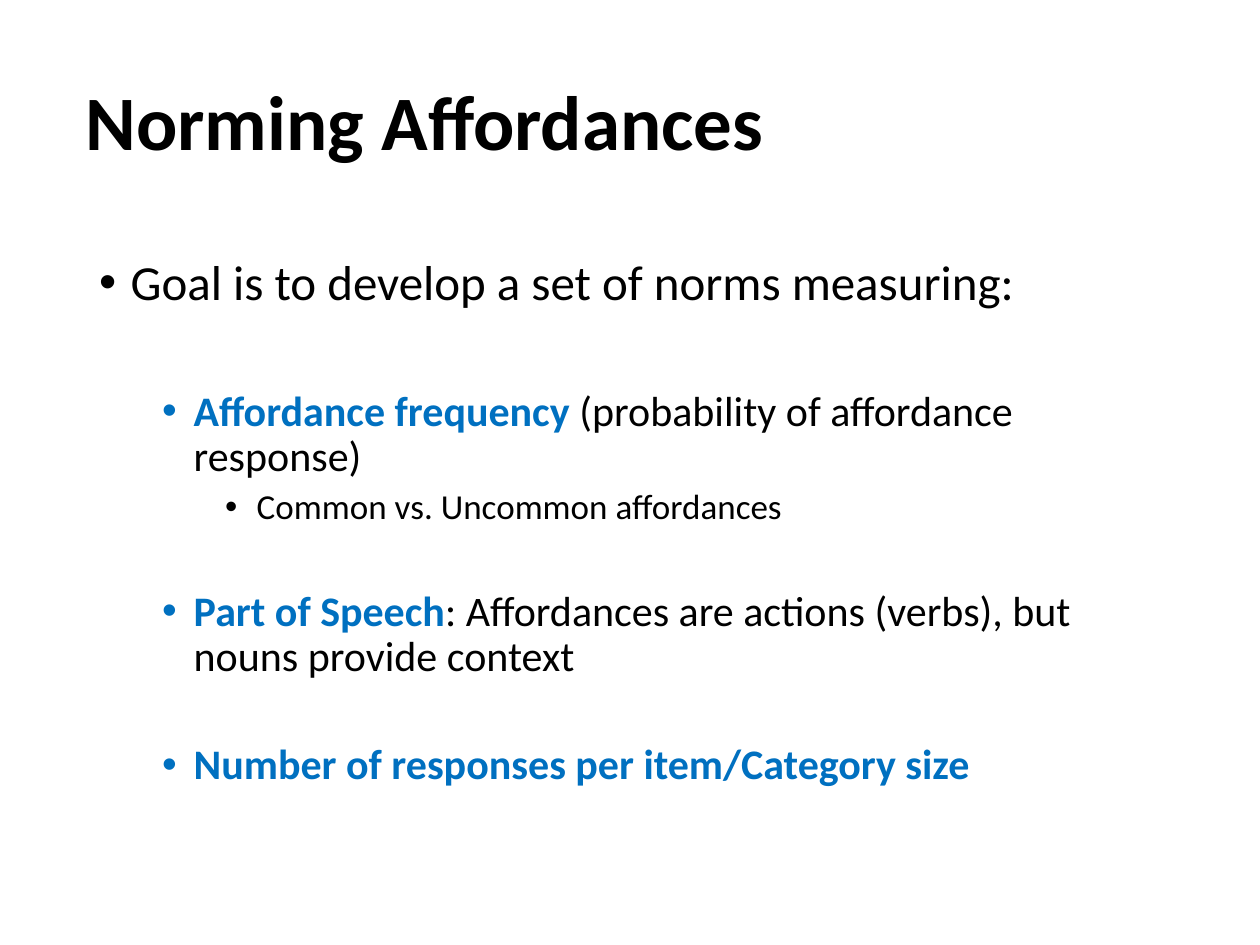
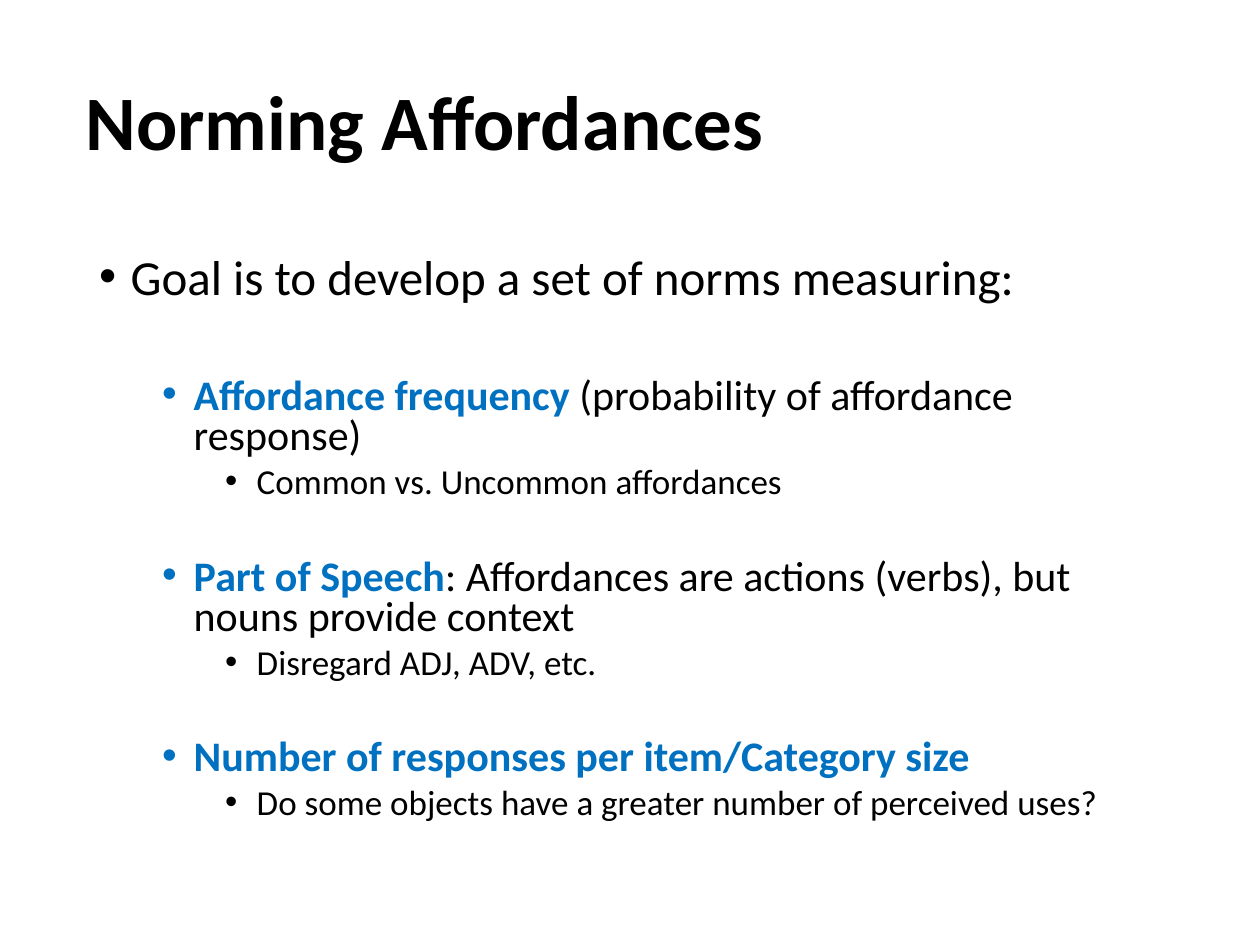
Before and after one commit to npm27/Affordance-Norms, a slide deck: slide 13 of 5 Presentations/UCONN 2022.pptx. Drawn at 1260x945 pixels with LibreOffice and Linux fonts; fonts in the diff are those of the drawing. Boxes give left, top, right and bottom in pixels: in the first picture for what was removed or moved away, otherwise in the second. Text is boxed around its words. In the diff, an @@ line names an element or a change of style, - is before the commit and + after.

```diff
--- a/5 Presentations/UCONN 2022.pptx
+++ b/5 Presentations/UCONN 2022.pptx
@@ text at (x1=131, y1=261, x2=1070, y2=778): line spacing 0.9 to 0.8 @@
@@ text at (x1=257, y1=650, x2=596, y2=681): paragraph added @@
+    • Disregard ADJ, ADV, etc.
@@ text at (x1=257, y1=790, x2=1096, y2=821): paragraph added @@
+    • Do some objects have a greater number of perceived uses?
```
Also in this commit, not shown: 12 other slides changed, 2 slides added, 1 slide removed.
